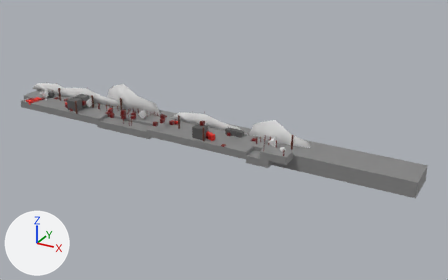
Two versions of the glTF model assets/map_city.gltf, one commit apart.
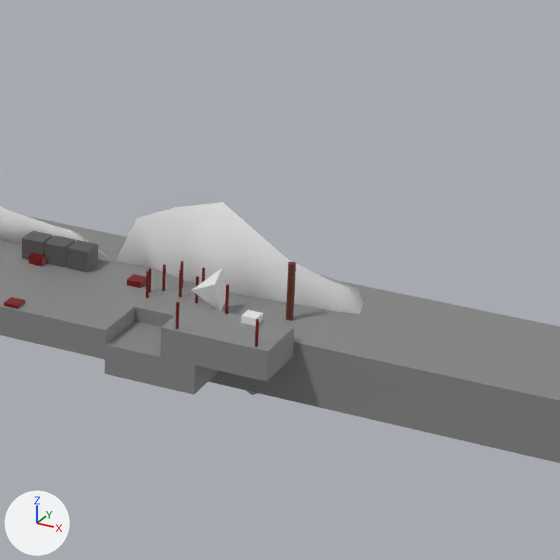
The first picture shows the older version from a camera (50 mm lens) standing at (131.3, -128.4, 64.9) and looking at (56.9, 6.8, -2.7). The close-ups show both versions on the part from 49% to 80% of the width and 25% to 75% of the height of that picture; other places that the commit changed are outside them. Every picture has the same lights, and +X, +Y and +Z are marked at lower left. Where no turn or scale is listed for an object, it has been applied to the vertices.

The first close-up shows 'Bush.016', 'Ground.001', 'Ground.004', 'Ground.006', 'Ground.007', 'House.003', 'House.004', 'Ogon.003', 'Ogon.004', 'Spawn_Bird.004', 'Tree.045', 'Tree.049', 'Tree.050', 'Tree.051', 'Tree.053', 'Tree.054', 'Tree.055'.
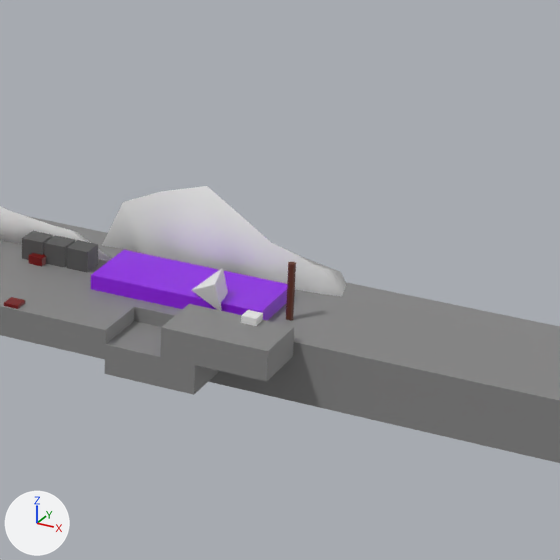
Location of each change, (x1, y1, x2, y2) in pixels of the close-ups (560 x 560 px):
'Ogon.004', moved
    before: (115, 202, 364, 395)
    after: (102, 186, 346, 297)
'Flora.001', added (purple)
    after: (91, 250, 287, 321)
'Bush.016', deleted
    before: (127, 274, 146, 288)
'Tree.049', deleted
    before: (146, 271, 149, 298)
'Tree.045', deleted
    before: (195, 276, 199, 303)
'Tree.051', deleted
    before: (180, 261, 184, 288)
'Tree.046', deleted
    before: (202, 268, 205, 282)

Diff of the bpy script that builds the scene:
```diff
--- a/assets/map_city.gltf.py
+++ b/assets/map_city.gltf.py
@@ mat_material_003 @@
+mat_material_003 = principled_material('Material.003')
+mat_material_003.base_color = (0.277, 0.00737, 0.8)  # purple #9015e7
@@ me_cube_012_1 @@
+me_cube_012_1.from_pydata(...)  # a box spanning x -5.91..5.91, y -2.35..2.35, z 0.5..1.5
+me_cube_012_1.materials.append(mat_material_003)  # purple #9015e7
@@ ob_tree_044 @@
-ob_tree_044 = bpy.data.objects.new('Tree.044', me_cylinder_057)
-ob_tree_044.location = (68.57, 3.08, 0.08)
@@ ob_tree_045 @@
-ob_tree_045 = bpy.data.objects.new('Tree.045', me_cylinder_058)
-ob_tree_045.location = (71.92, 2.99, 0.26)
@@ ob_tree_046 @@
-ob_tree_046 = bpy.data.objects.new('Tree.046', me_cylinder_059)
-ob_tree_046.location = (71.67, 4.45, 0.26)
@@ ob_tree_048 @@
-ob_tree_048 = bpy.data.objects.new('Tree.048', me_cylinder_061)
-ob_tree_048.location = (70.58, 3.38, 0.26)
@@ ob_tree_049 @@
-ob_tree_049 = bpy.data.objects.new('Tree.049', me_cylinder_062)
-ob_tree_049.location = (68.81, 2.24, 0.26)
@@ ob_bush_016 @@
-ob_bush_016 = bpy.data.objects.new('Bush.016', me_cube_032)
-ob_bush_016.location = (67.32, 3.85, 0.39)
@@ ob_tree_050 @@
-ob_tree_050 = bpy.data.objects.new('Tree.050', me_cylinder_063)
-ob_tree_050.location = (69.26, 3.72, 0.26)
@@ ob_tree_051 @@
-ob_tree_051 = bpy.data.objects.new('Tree.051', me_cylinder_064)
-ob_tree_051.location = (70.02, 4.74, 0.26)
@@ ob_ogon_004 @@
 ob_ogon_004 = bpy.data.objects.new('Ogon.004', me_ogon_002)
-ob_ogon_004.location = (87.09, 7.02, -10.27)
+ob_ogon_004.location = (85.09, 9.02, -10.27)
@@ ob_tree_053 @@
-ob_tree_053 = bpy.data.objects.new('Tree.053', me_cylinder_067)
-ob_tree_053.location = (78.66, -3.1, 1.21)
@@ ob_tree_054 @@
-ob_tree_054 = bpy.data.objects.new('Tree.054', me_cylinder_068)
-ob_tree_054.location = (75.15, 0.34, 1.4)
@@ ob_tree_055 @@
-ob_tree_055 = bpy.data.objects.new('Tree.055', me_cylinder_069)
-ob_tree_055.location = (73.43, -3.11, 1.23)
@@ ob_flora_001 @@
+ob_flora_001 = bpy.data.objects.new('Flora.001', me_cube_012_1)
+ob_flora_001.location = (71.0, 4.0, 0.0)
```
